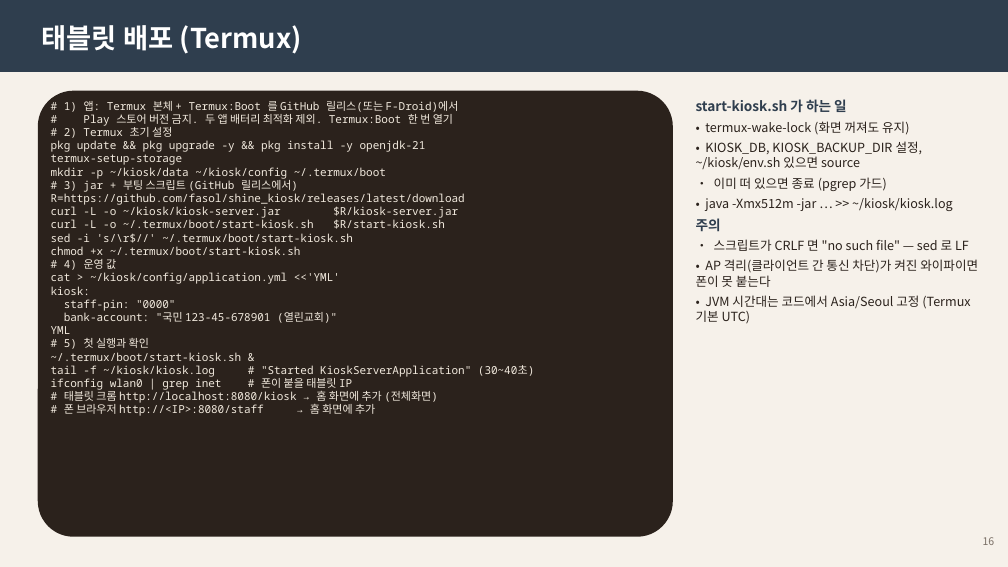
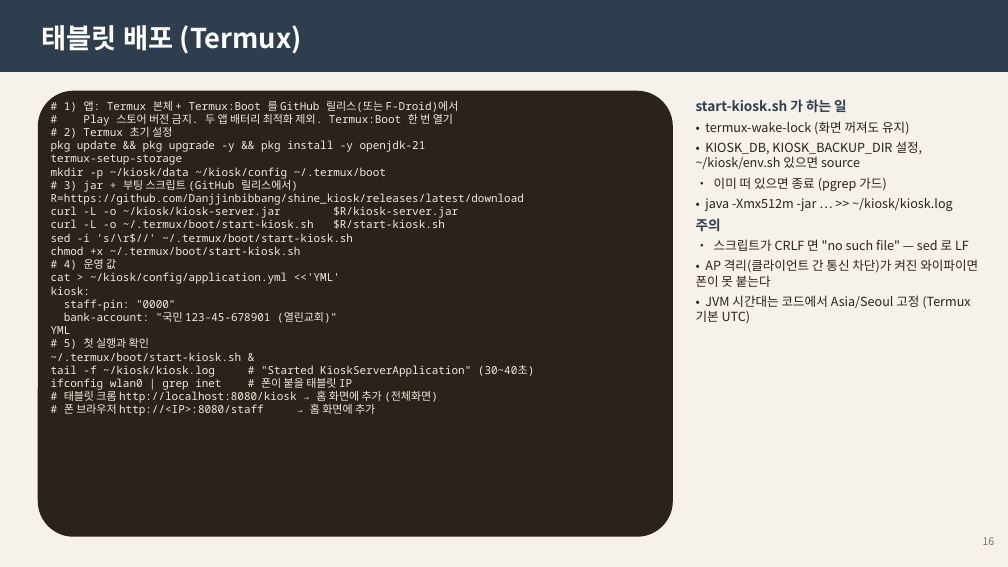
Before and after one commit to Danjjinbibbang/shine_kiosk, a slide deck: slide 16 of docs/manual/열린카페-운영자매뉴얼.pptx. Drawn at 1008x567 pixels with LibreOffice and Linux fonts; fonts in the diff are those of the drawing. Boxes give left, top, right and bottom in pixels: in the first picture for what was removed or moved away, otherwise in the second. Text is boxed around its words. In the diff, an @@ line names an element or a change of style, - is before the commit and + after.

```diff
--- a/docs/manual/열린카페-운영자매뉴얼.pptx
+++ b/docs/manual/열린카페-운영자매뉴얼.pptx
@@ text at <box>51,193,524,205</box>: text changed @@
-R=https://github.com/fasol/shine_kiosk/releases/latest/download
+R=https://github.com/Danjjinbibbang/shine_kiosk/releases/latest/download
```
Also in this commit, not shown: 1 other slide changed, 2 other files.
